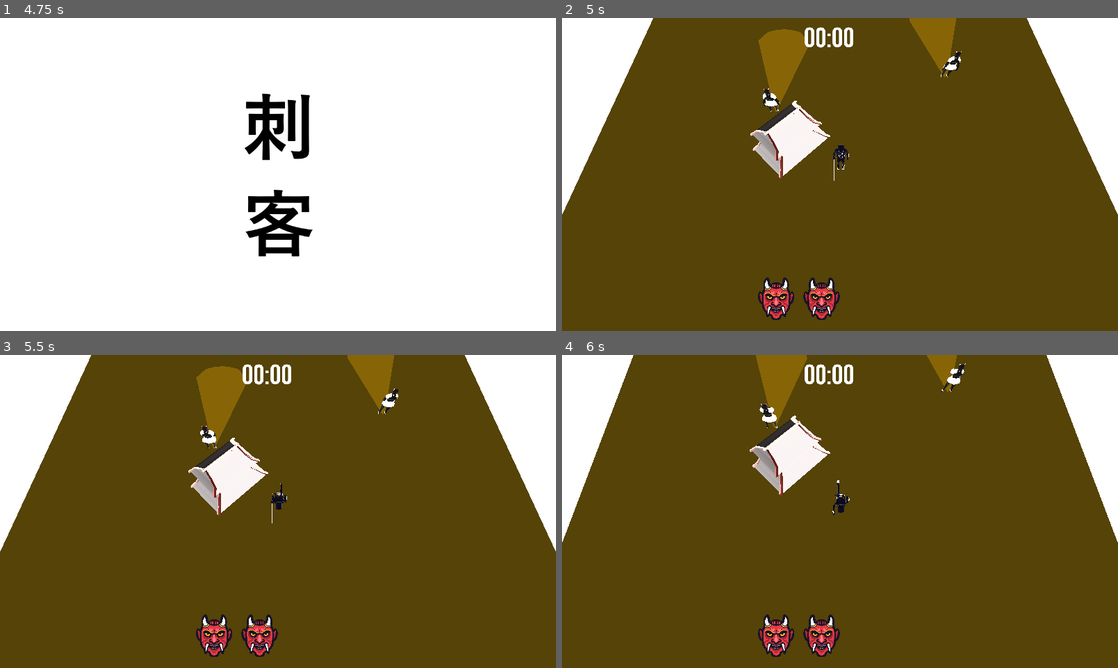
Above: before the commit, frames 1-4 (two rows, left to right).
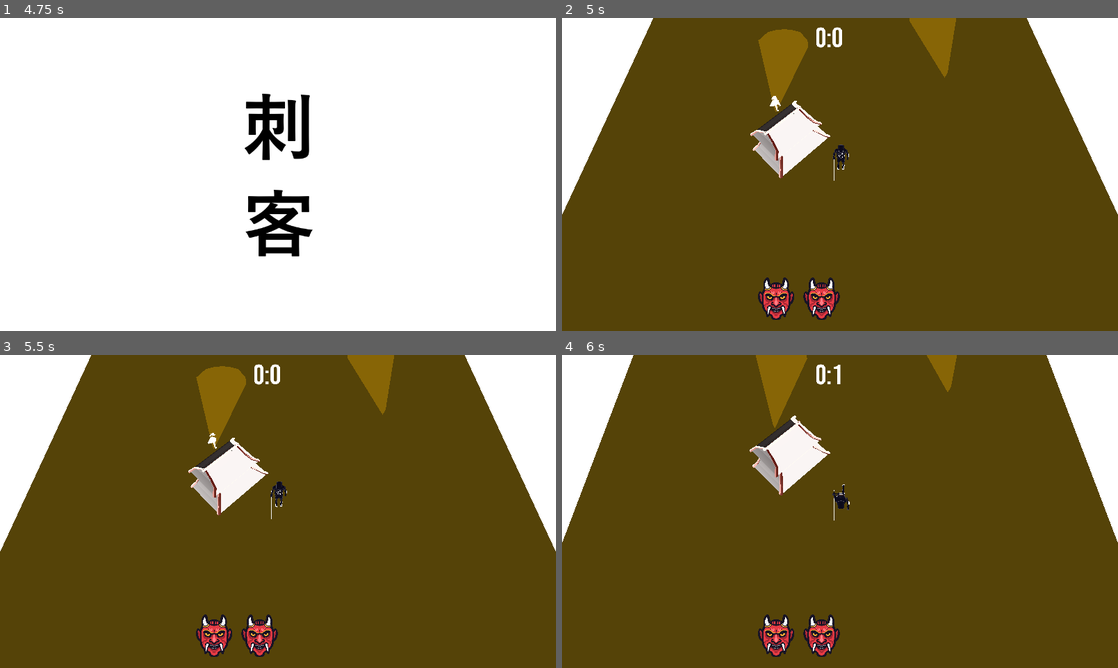
Above: after the commit, the same moments.

Repository: dannytaylor/ld47
Game: Godot game, scene res://scenes/startscreen.tscn
The game is run twice, just before and just after one commit, with the same random seed, the same clock (stepped at 60 frames per second) and the same inputs.
Inputs (mouse positions are in pixels of both pictures, inside the frame that each line leads up to):
- Up to frame 1 (4.75 s): click "PLAY" at 0.5 s; tap Enter at 1.25 s; move the mouse to (400, 158) at 1.27 s; hold D (player_move_right) 1.28-2.03 s; hold Space (player_slash) 1.28-2.03 s; move the mouse to (166, 190) at 2.02 s; hold S (player_move_down) 2.03-2.78 s; tap Space (player_slash) at 2.1, 3.6 s; move the mouse to (333, 105) at 2.77 s; hold D (player_move_right) 2.78-3.53 s; hold Space (player_slash) 2.78-3.53 s; tap R (player_restart) at 3.5 s; move the mouse to (250, 237) at 3.52 s; hold W (player_move_up) 3.53-4.28 s; move the mouse to (444, 221) at 4.27 s; hold A (player_move_left) from 4.28 s (still down); hold Space (player_slash) from 4.28 s (still down)
- Up to frame 2 (5 s): keep holding A (player_move_left); keep holding Space (player_slash)
- Up to frame 3 (5.5 s): keep holding A (player_move_left); move the mouse to (111, 464) at 5.02 s; release Space (player_slash) at 5.03 s; tap Space (player_slash) at 5.1 s
- Up to frame 4 (6 s): move the mouse to (867, 511) at 5.77 s; release A (player_move_left) at 5.78 s; hold S (player_move_down) from 5.78 s (still down); hold Space (player_slash) from 5.78 s (still down)

Frame 1 is identical in both runs. In frame 2, 0.4% of the frame differs, in the area x 36-72%, y 2-30%; in frame 3, 0.5%; in frame 4, 0.6%, in the area x 35-73%, y 2-53%.

Commit message:
WIP Made a few changes to fix animations Accidentally enabled the 'player sight' shader

Diff:
--- a/project/objects/enemy/Enemy.gd
+++ b/project/objects/enemy/Enemy.gd
@@ -27,6 +27,8 @@
 	get_parent().connect("rewind", self, "_on_GameController_rewind")
 	set_process(true)
 	$enemy/AnimationPlayer.play("stand")
+
+
 func _process(delta):
 
 	#Update the radius shader
--- a/project/objects/enemy/Enemy.tscn
+++ b/project/objects/enemy/Enemy.tscn
@@ -87,6 +87,11 @@
 
 [node name="enemy" parent="." instance=ExtResource( 2 )]
 transform = Transform( 0.6, 0, 0, 0, 0.6, 0, 0, 0, 0.6, 0.0308576, 0.34497, 0.0333462 )
+
+[node name="Cylinder" parent="enemy/Armature/Skeleton" index="0"]
+material/0 = ExtResource( 3 )
+material/1 = ExtResource( 3 )
+material/2 = ExtResource( 3 )
 [connection signal="body_entered" from="Area" to="." method="_on_Area_body_entered"]
 
 [editable path="enemy"]
--- a/project/objects/game/GameController.gd
+++ b/project/objects/game/GameController.gd
@@ -11,6 +11,7 @@
 const RestartSlateScene = preload("res://scenes/mid-slates/RestartSlate.tscn")
 
 var elapsed_time = 0
+var time_paused = true
 
 onready var player : Hero = get_tree().get_nodes_in_group("player")[0]
 
@@ -24,16 +25,19 @@
 	player.connect("rewind", self, "_on_player_rewind")
 	set_process_unhandled_key_input(true)
 	set_physics_process(true)
+	time_paused = false
 
 func _physics_process(delta):
-	elapsed_time += delta
-	emit_signal("time_updated", elapsed_time)
+	if not time_paused:
+		elapsed_time += delta
+		emit_signal("time_updated", elapsed_time)
 
 func _on_player_rewind(target):
 
 	#All enemies killed?
+	time_paused = true
 	var remaining_enemies = update_remaining_enemies()
-	if remaining_enemies < 2:
+	if remaining_enemies < 1:
 		#We're done. Show end slate and then move to credits
 		yield(show_slate(CompleteSlateScene.instance()), "completed")
 
@@ -61,6 +65,9 @@
 		#We rewind
 		emit_signal("rewind")
 
+	#Done with this, no longer pause
+	time_paused = false
+
 
 func show_slate(slate):
 
--- /dev/null
+++ b/project/objects/game/UI.gd
@@ -0,0 +1,19 @@
+extends Control
+
+onready var game_controller = get_tree().get_nodes_in_group("gamecontroller")[0]
+
+# Called when the node enters the scene tree for the first time.
+func _ready():
+
+	#Connect to the game controller events
+	game_controller.connect("enemies_remaining", self, "_on_gamecontroller_enemies_remaining")
+	game_controller.connect("time_updated", self, "_on_gamecontroller_time_updated")
+
+func _on_gamecontroller_enemies_remaining(count):
+	pass
+
+func _on_gamecontroller_time_updated(time):
+	var minutes = int(time) / (60)
+	var seconds = int(time) % (60)
+	var time_string = "%s:%s" % [minutes, seconds]
+	$Time.text = time_string
--- /dev/null
+++ b/project/objects/game/UI.tscn
@@ -0,0 +1,51 @@
+[gd_scene load_steps=4 format=2]
+
+[ext_resource path="res://img/playfont.tres" type="DynamicFont" id=1]
+[ext_resource path="res://img/icon_enemy.png" type="Texture" id=2]
+[ext_resource path="res://objects/game/UI.gd" type="Script" id=3]
+
+[node name="UI" type="Control"]
+anchor_left = 0.5
+anchor_top = 0.5
+anchor_right = 0.5
+anchor_bottom = 0.5
+margin_left = -20.0
+margin_top = -20.0
+margin_right = 20.0
+margin_bottom = 20.0
+script = ExtResource( 3 )
+__meta__ = {
+"_edit_use_anchors_": false
+}
+
+[node name="Time" type="Label" parent="."]
+margin_left = -141.599
+margin_top = -330.942
+margin_right = 132.401
+margin_bottom = -252.942
+custom_fonts/font = ExtResource( 1 )
+text = "00:00"
+align = 1
+
+[node name="HBoxContainer" type="HBoxContainer" parent="."]
+margin_left = -127.0
+margin_top = 305.0
+margin_right = 1151.0
+margin_bottom = 654.0
+grow_horizontal = 2
+grow_vertical = 2
+rect_scale = Vector2( 0.2, 0.2 )
+alignment = 1
+__meta__ = {
+"_edit_use_anchors_": false
+}
+
+[node name="icon1" type="Sprite" parent="HBoxContainer"]
+texture = ExtResource( 2 )
+__meta__ = {
+"_edit_lock_": true
+}
+
+[node name="icon2" type="Sprite" parent="HBoxContainer"]
+position = Vector2( 523.259, 0 )
+texture = ExtResource( 2 )
--- a/project/objects/hero/Hero.gd
+++ b/project/objects/hero/Hero.gd
@@ -122,12 +122,14 @@
 func _apply_movement():
 	var direction = player_inputs.to_vector()
 	if direction == Vector3.ZERO:
+		$character/AnimationPlayer.play("char_idle")
 		return
 
 	#Face that direction
 	look_at(transform.origin + direction, Vector3.UP)
 
 	#Move in the direction
+	$character/AnimationPlayer.play("char_run")
 	var velocity = direction * speed
 	move_and_slide(velocity)
 
@@ -162,9 +164,7 @@
 	$Timer.start()
 	yield($Timer, "timeout")
 
-	#Slide through the enemy
-	var direction = transform.basis.z
-	var slide_distance = 2
+	target_enemy.kill()
 
 	#Pause for dramatic effect
 	$Timer.start(1)
@@ -202,5 +202,4 @@
 
 	if player_controllable:
 
-		$character/AnimationPlayer.play("char_run")
 		player_inputs.update_with_event(event)
--- a/project/objects/hero/Phantom.gd
+++ b/project/objects/hero/Phantom.gd
@@ -29,8 +29,16 @@
 		#If we are done, stop time and kill our target
 		if done:
 			playback_paused = true
-			target_enemy.kill()
+			_animate_slash()
 
+func _animate_slash():
+
+	#Face towards the enemy
+	player_controllable = false
+	look_at(target_enemy.global_transform.origin, Vector3.UP)
+
+	$character/AnimationPlayer.play("char_atk")
+	target_enemy.kill()
 
 func _check_enemy():
 	return
--- a/project/objects/hero/phantom_material.tres
+++ b/project/objects/hero/phantom_material.tres
@@ -2,5 +2,4 @@
 
 [resource]
 flags_unshaded = true
-params_specular_mode = 4
 albedo_color = Color( 0.552941, 0.74902, 1, 0.415686 )
--- a/project/objects/player/sight_radius_material.tres
+++ b/project/objects/player/sight_radius_material.tres
@@ -26,6 +26,8 @@
 code = "shader_type spatial;
 render_mode cull_disabled, specular_schlick_ggx;
 
+uniform vec3 SourcePosition;
+uniform float MaxDistance;
 
 
 
@@ -35,7 +37,29 @@
 }
 
 void fragment() {
+// VectorUniform:6
+	vec3 n_out6p0 = SourcePosition;
+
+// Input:3
+	mat4 n_out3p0 = CAMERA_MATRIX;
+
+// Input:2
+	vec3 n_out2p0 = VERTEX;
+
+// TransformVectorMult:4
+	vec3 n_out4p0 = (n_out3p0 * vec4(n_out2p0, 1.0)).xyz;
+
+// Distance:5
+	float n_out5p0 = distance(n_out6p0, n_out4p0);
+
+// ScalarUniform:7
+	float n_out7p0 = MaxDistance;
+
+// Compare:8
+	bool n_out8p0 = n_out5p0<=n_out7p0;
+
 // Output:0
+	ALPHA = n_out8p0 ? 1.0 : 0.0;
 
 }
 
@@ -44,7 +68,7 @@
 
 }
 "
-graph_offset = Vector2( -613.256, 105.5 )
+graph_offset = Vector2( -370, -1.25 )
 modes/cull = 2
 nodes/fragment/2/node = SubResource( 1 )
 nodes/fragment/2/position = Vector2( -520, 300 )
@@ -61,9 +85,11 @@
 nodes/fragment/8/node = SubResource( 7 )
 nodes/fragment/8/position = Vector2( 100, 180 )
 nodes/fragment/9/node = SubResource( 8 )
-nodes/fragment/9/position = Vector2( 100, 40 )
-nodes/fragment/connections = PoolIntArray( 3, 0, 4, 0, 2, 0, 4, 1, 4, 0, 5, 1, 6, 0, 5, 0, 7, 0, 8, 1, 5, 0, 8, 0 )
+nodes/fragment/9/position = Vector2( 100, 60 )
+nodes/fragment/connections = PoolIntArray( 3, 0, 4, 0, 2, 0, 4, 1, 4, 0, 5, 1, 6, 0, 5, 0, 7, 0, 8, 1, 5, 0, 8, 0, 8, 0, 0, 1 )
 
 [resource]
 resource_name = "Player Sight Material"
 shader = SubResource( 9 )
+shader_param/SourcePosition = Vector3( -3.978, 1.795, 0 )
+shader_param/MaxDistance = 4.432
--- a/project/objects/player/sight_radius_visualshader.tres
+++ b/project/objects/player/sight_radius_visualshader.tres
@@ -1,31 +1,33 @@
 [gd_resource type="VisualShader" load_steps=9 format=2]
 
-[sub_resource type="VisualShaderNodeInput" id=16]
+[sub_resource type="VisualShaderNodeInput" id=1]
 input_name = "vertex"
 
-[sub_resource type="VisualShaderNodeInput" id=17]
+[sub_resource type="VisualShaderNodeInput" id=2]
 input_name = "camera"
 
-[sub_resource type="VisualShaderNodeTransformVecMult" id=18]
+[sub_resource type="VisualShaderNodeTransformVecMult" id=3]
 
-[sub_resource type="VisualShaderNodeVectorDistance" id=19]
+[sub_resource type="VisualShaderNodeVectorDistance" id=4]
 
-[sub_resource type="VisualShaderNodeVec3Uniform" id=20]
+[sub_resource type="VisualShaderNodeVec3Uniform" id=5]
 uniform_name = "SourcePosition"
 
-[sub_resource type="VisualShaderNodeScalarUniform" id=21]
+[sub_resource type="VisualShaderNodeScalarUniform" id=6]
 uniform_name = "MaxDistance"
 
-[sub_resource type="VisualShaderNodeCompare" id=22]
+[sub_resource type="VisualShaderNodeCompare" id=7]
 function = 5
 
-[sub_resource type="VisualShaderNodeColorUniform" id=24]
+[sub_resource type="VisualShaderNodeColorUniform" id=8]
 uniform_name = "Color"
 
 [resource]
 code = "shader_type spatial;
 render_mode cull_disabled, specular_schlick_ggx;
 
+uniform vec3 SourcePosition;
+uniform float MaxDistance;
 
 
 
@@ -35,7 +37,29 @@
 }
 
 void fragment() {
+// VectorUniform:6
+	vec3 n_out6p0 = SourcePosition;
+
+// Input:3
+	mat4 n_out3p0 = CAMERA_MATRIX;
+
+// Input:2
+	vec3 n_out2p0 = VERTEX;
+
+// TransformVectorMult:4
+	vec3 n_out4p0 = (n_out3p0 * vec4(n_out2p0, 1.0)).xyz;
+
+// Distance:5
+	float n_out5p0 = distance(n_out6p0, n_out4p0);
+
+// ScalarUniform:7
+	float n_out7p0 = MaxDistance;
+
+// Compare:8
+	bool n_out8p0 = n_out5p0<=n_out7p0;
+
 // Output:0
+	ALPHA = n_out8p0 ? 1.0 : 0.0;
 
 }
 
@@ -44,22 +68,22 @@
 
 }
 "
-graph_offset = Vector2( -613.256, 105.5 )
+graph_offset = Vector2( -554, -39 )
 modes/cull = 2
-nodes/fragment/2/node = SubResource( 16 )
+nodes/fragment/2/node = SubResource( 1 )
 nodes/fragment/2/position = Vector2( -520, 300 )
-nodes/fragment/3/node = SubResource( 17 )
+nodes/fragment/3/node = SubResource( 2 )
 nodes/fragment/3/position = Vector2( -500, 220 )
-nodes/fragment/4/node = SubResource( 18 )
+nodes/fragment/4/node = SubResource( 3 )
 nodes/fragment/4/position = Vector2( -320, 220 )
-nodes/fragment/5/node = SubResource( 19 )
+nodes/fragment/5/node = SubResource( 4 )
 nodes/fragment/5/position = Vector2( -60, 160 )
-nodes/fragment/6/node = SubResource( 20 )
+nodes/fragment/6/node = SubResource( 5 )
 nodes/fragment/6/position = Vector2( -280, 140 )
-nodes/fragment/7/node = SubResource( 21 )
+nodes/fragment/7/node = SubResource( 6 )
 nodes/fragment/7/position = Vector2( -100, 280 )
-nodes/fragment/8/node = SubResource( 22 )
+nodes/fragment/8/node = SubResource( 7 )
 nodes/fragment/8/position = Vector2( 100, 180 )
-nodes/fragment/9/node = SubResource( 24 )
-nodes/fragment/9/position = Vector2( 100, 40 )
-nodes/fragment/connections = PoolIntArray( 3, 0, 4, 0, 2, 0, 4, 1, 4, 0, 5, 1, 6, 0, 5, 0, 7, 0, 8, 1, 5, 0, 8, 0, 3, 0, 4, 0, 2, 0, 4, 1, 4, 0, 5, 1, 6, 0, 5, 0, 7, 0, 8, 1, 5, 0, 8, 0 )
+nodes/fragment/9/node = SubResource( 8 )
+nodes/fragment/9/position = Vector2( -40, 40 )
+nodes/fragment/connections = PoolIntArray( 3, 0, 4, 0, 2, 0, 4, 1, 4, 0, 5, 1, 6, 0, 5, 0, 7, 0, 8, 1, 5, 0, 8, 0, 3, 0, 4, 0, 2, 0, 4, 1, 4, 0, 5, 1, 6, 0, 5, 0, 7, 0, 8, 1, 5, 0, 8, 0, 8, 0, 0, 1 )
--- a/project/scenes/DevinTest.tscn
+++ b/project/scenes/DevinTest.tscn
@@ -6,10 +6,11 @@
 [ext_resource path="res://objects/player/PlayerCamera.tscn" type="PackedScene" id=4]
 [ext_resource path="res://objects/enemy/Enemy.tscn" type="PackedScene" id=5]
 [ext_resource path="res://objects/game/GameController.gd" type="Script" id=6]
-[ext_resource path="res://img/playfont.tres" type="DynamicFont" id=7]
-[ext_resource path="res://img/icon_enemy.png" type="Texture" id=8]
+[ext_resource path="res://objects/game/UI.tscn" type="PackedScene" id=7]
 
-[node name="DevinTest" type="Spatial"]
+[node name="DevinTest" type="Spatial" groups=[
+"gamecontroller",
+]]
 pause_mode = 2
 script = ExtResource( 6 )
 
@@ -30,47 +31,4 @@
 transform = Transform( -1, 2.95312e-07, -1.37706e-07, 0, 0.422618, 0.906308, 3.25841e-07, 0.906308, -0.422618, 0, 20, -8 )
 current = true
 
-[node name="UI" type="Control" parent="."]
-anchor_left = 0.5
-anchor_top = 0.5
-anchor_right = 0.5
-anchor_bottom = 0.5
-margin_left = -20.0
-margin_top = -20.0
-margin_right = 20.0
-margin_bottom = 20.0
-__meta__ = {
-"_edit_use_anchors_": false
-}
-
-[node name="Time" type="Label" parent="UI"]
-margin_left = -141.599
-margin_top = -330.942
-margin_right = 132.401
-margin_bottom = -252.942
-custom_fonts/font = ExtResource( 7 )
-text = "00:00"
-align = 1
-
-[node name="HBoxContainer" type="HBoxContainer" parent="UI"]
-margin_left = -127.0
-margin_top = 305.0
-margin_right = 1151.0
-margin_bottom = 654.0
-grow_horizontal = 2
-grow_vertical = 2
-rect_scale = Vector2( 0.2, 0.2 )
-alignment = 1
-__meta__ = {
-"_edit_use_anchors_": false
-}
-
-[node name="icon1" type="Sprite" parent="UI/HBoxContainer"]
-texture = ExtResource( 8 )
-__meta__ = {
-"_edit_lock_": true
-}
-
-[node name="icon2" type="Sprite" parent="UI/HBoxContainer"]
-position = Vector2( 523.259, 0 )
-texture = ExtResource( 8 )
+[node name="UI" parent="." instance=ExtResource( 7 )]
--- /dev/null
+++ b/project/scenes/maingame.tscn
@@ -0,0 +1,16 @@
+[gd_scene load_steps=4 format=2]
+
+[ext_resource path="res://objects/game/UI.tscn" type="PackedScene" id=1]
+[ext_resource path="res://objects/game/GameController.gd" type="Script" id=2]
+[ext_resource path="res://objects/environment/Ground.tscn" type="PackedScene" id=3]
+
+[node name="Game" type="Spatial" groups=[
+"gamecontroller",
+]]
+script = ExtResource( 2 )
+
+[node name="City" type="Spatial" parent="."]
+
+[node name="Ground" parent="City" instance=ExtResource( 3 )]
+
+[node name="UI" parent="." instance=ExtResource( 1 )]
--- a/project/scenes/startscreen.gd
+++ b/project/scenes/startscreen.gd
@@ -1,9 +1,13 @@
 extends Spatial
+
+const GameScene = preload("res://scenes/DevinTest.tscn")
 
 onready var play_button = $UI/play_button
 onready var play_shadow1 = $UI/play_button/play_shadow1
 onready var play_shadow2 = $UI/play_button/play_shadow2
 onready var black_material = preload("res://meshes/black.material")
+
+
 
 var text_speed = 40
 var text_offset = 160
@@ -39,4 +43,4 @@
 
 	$Timer.start()
 	yield($Timer, "timeout")
-	get_tree().change_scene("res://scenes/DevinTest.tscn")
+	get_tree().change_scene_to(GameScene)
Not shown: 1 places in project/objects/environment/Ground.tscn that only renumber resources
Not shown: 1 places in project/scenes/DevinTest.tscn that only renumber resources
